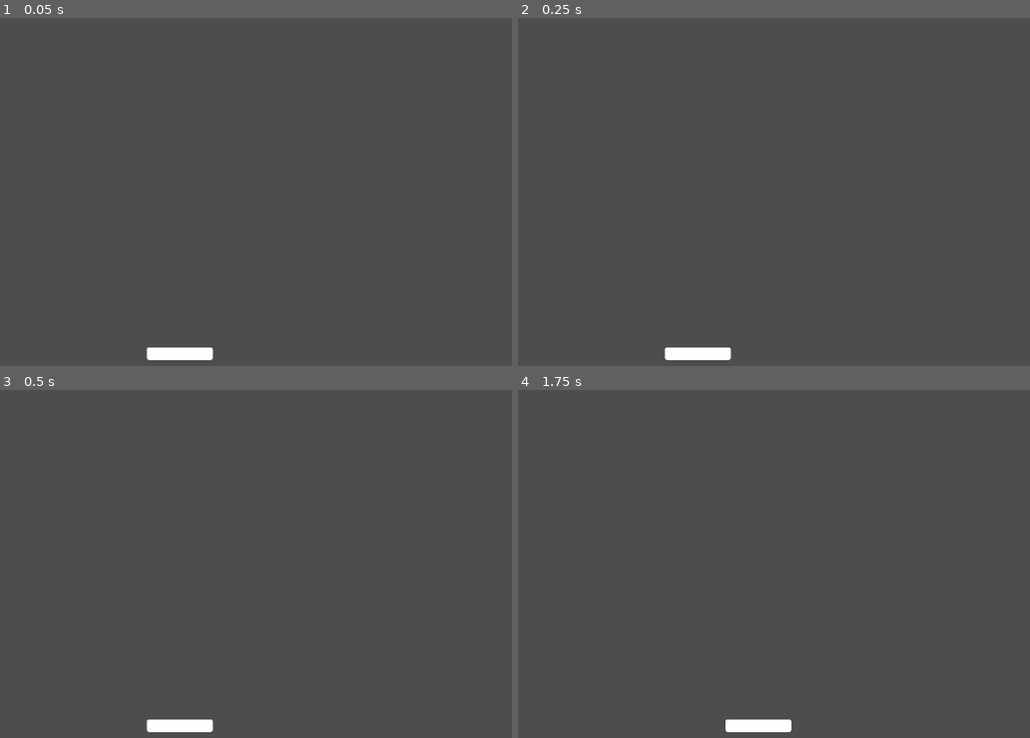
Above: before the commit, frames 1-4 (two rows, left to right).
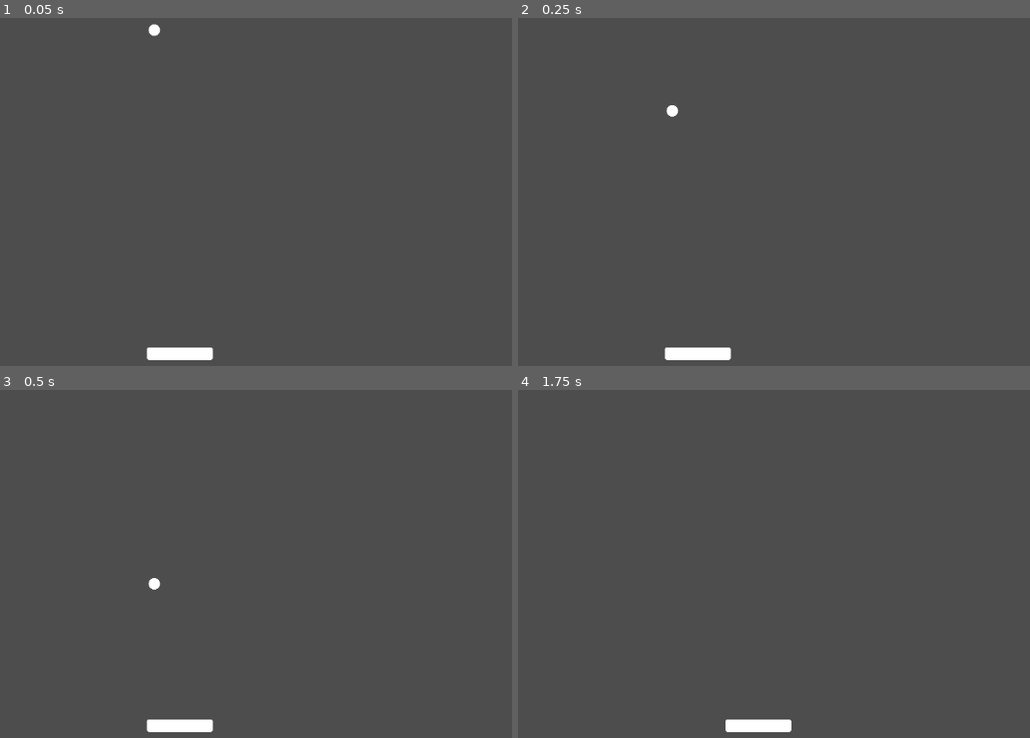
Above: after the commit, the same moments.

Repository: acmattson3/bounce-crack
Game: Godot game, scene res://levels/base_level_2d.tscn
Two runs of this game, one before a commit and one after it. Both use one fixed random seed, a clock stepped at 60 frames per second and the inputs below.
Inputs:
- Up to frame 1 (0.05 s): no input
- Up to frame 2 (0.25 s): no input
- Up to frame 3 (0.5 s): no input
- Up to frame 4 (1.75 s): hold Right (paddle_right) 0.53-1.28 s; hold Left (paddle_left) from 1.28 s (still down)

The runs differ from the first frame. In frame 1, less than 0.1% of the frame differs, in the area x 28-32%, y 1-6%; in frame 2, less than 0.1%; in frame 3, less than 0.1%; in frame 4, nothing differs.

Commit message:
Added ball (uses areas for bounce logic). Updated ball and paddle speeds to variables instead of constants for future fun.

Diff:
--- /dev/null
+++ b/bouncecrack/ball/ball_2d.gd
@@ -0,0 +1,20 @@
+extends CharacterBody2D
+
+var speed = 1200.0
+var direction := Vector2.DOWN # Start by going straight down
+
+func _physics_process(delta: float) -> void:
+	velocity = direction * speed
+	move_and_slide()
+
+func _on_bottom_area_2d_body_entered(body: Node2D) -> void:
+	if body is Paddle:
+		direction = ($NewBounceComparePos.global_position - body.global_position).normalized()
+	else:
+		direction.y = -direction.y
+func _on_top_area_2d_body_entered(body: Node2D) -> void:
+	direction.y = -direction.y
+func _on_right_area_2d_body_entered(body: Node2D) -> void:
+	direction.x = -direction.x
+func _on_left_area_2d_body_entered(body: Node2D) -> void:
+	direction.x = -direction.x
--- /dev/null
+++ b/bouncecrack/ball/ball_2d.tscn
@@ -0,0 +1,59 @@
+[gd_scene load_steps=5 format=3 uid="uid://bixuqfbuwj8ky"]
+
+[ext_resource type="Script" path="res://ball/ball_2d.gd" id="1_57x1f"]
+[ext_resource type="Texture2D" uid="uid://dy5pmi4ap118i" path="res://ball/TempBall.png" id="1_myhnp"]
+
+[sub_resource type="CircleShape2D" id="CircleShape2D_73s1g"]
+radius = 4.0
+
+[sub_resource type="RectangleShape2D" id="RectangleShape2D_e0nnx"]
+size = Vector2(9.5, 8.5)
+
+[node name="Ball2D" type="CharacterBody2D"]
+collision_layer = 2
+collision_mask = 2
+script = ExtResource("1_57x1f")
+
+[node name="CollisionShape2D" type="CollisionShape2D" parent="."]
+shape = SubResource("CircleShape2D_73s1g")
+
+[node name="TempBall" type="Sprite2D" parent="."]
+scale = Vector2(0.4, 0.4)
+texture = ExtResource("1_myhnp")
+region_rect = Rect2(0, 0, 191, 201)
+
+[node name="NewBounceComparePos" type="Marker2D" parent="."]
+position = Vector2(0, -18)
+
+[node name="LeftArea2D" type="Area2D" parent="."]
+collision_layer = 2
+
+[node name="CollisionShape2D" type="CollisionShape2D" parent="LeftArea2D"]
+position = Vector2(-15, 0)
+shape = SubResource("RectangleShape2D_e0nnx")
+
+[node name="RightArea2D" type="Area2D" parent="."]
+collision_layer = 2
+
+[node name="CollisionShape2D" type="CollisionShape2D" parent="RightArea2D"]
+position = Vector2(15, 0)
+shape = SubResource("RectangleShape2D_e0nnx")
+
+[node name="TopArea2D" type="Area2D" parent="."]
+collision_layer = 2
+
+[node name="CollisionShape2D" type="CollisionShape2D" parent="TopArea2D"]
+position = Vector2(0, -15)
+shape = SubResource("RectangleShape2D_e0nnx")
+
+[node name="BottomArea2D" type="Area2D" parent="."]
+collision_layer = 2
+
+[node name="CollisionShape2D" type="CollisionShape2D" parent="BottomArea2D"]
+position = Vector2(0, 15)
+shape = SubResource("RectangleShape2D_e0nnx")
+
+[connection signal="body_entered" from="LeftArea2D" to="." method="_on_left_area_2d_body_entered"]
+[connection signal="body_entered" from="RightArea2D" to="." method="_on_right_area_2d_body_entered"]
+[connection signal="body_entered" from="TopArea2D" to="." method="_on_top_area_2d_body_entered"]
+[connection signal="body_entered" from="BottomArea2D" to="." method="_on_bottom_area_2d_body_entered"]
--- a/bouncecrack/levels/base_level_2d.tscn
+++ b/bouncecrack/levels/base_level_2d.tscn
@@ -1,7 +1,8 @@
-[gd_scene load_steps=5 format=3 uid="uid://ch1i2f5ubyhbr"]
+[gd_scene load_steps=6 format=3 uid="uid://ch1i2f5ubyhbr"]
 
 [ext_resource type="Script" path="res://levels/base_level_2d.gd" id="1_spv6l"]
 [ext_resource type="PackedScene" uid="uid://dlod2omqbdval" path="res://player_paddle/player_paddle_2d.tscn" id="2_qxhxt"]
+[ext_resource type="PackedScene" uid="uid://bixuqfbuwj8ky" path="res://ball/ball_2d.tscn" id="3_7ac1t"]
 
 [sub_resource type="RectangleShape2D" id="RectangleShape2D_yr2eb"]
 size = Vector2(100, 2000)
@@ -31,3 +32,6 @@
 [node name="CollisionShape2D4" type="CollisionShape2D" parent="LevelWalls2D"]
 position = Vector2(0, -1018)
 shape = SubResource("RectangleShape2D_csklp")
+
+[node name="Ball2D" parent="." instance=ExtResource("3_7ac1t")]
+position = Vector2(-76, -171)
--- a/bouncecrack/player_paddle/player_paddle_2d.gd
+++ b/bouncecrack/player_paddle/player_paddle_2d.gd
@@ -1,12 +1,12 @@
 extends CharacterBody2D
+class_name Paddle
 
-
-const SPEED = 600.0
+var speed = 600.0
 func _physics_process(delta: float) -> void:
 	var direction := Input.get_axis("paddle_left", "paddle_right")
 	if direction:
-		velocity.x = direction * SPEED
+		velocity.x = direction * speed
 	else:
-		velocity.x = move_toward(velocity.x, 0, SPEED)
+		velocity.x = move_toward(velocity.x, 0, speed)
 
 	move_and_slide()
Binary file added: bouncecrack/ball/TempBall.png
Not shown, added: bouncecrack/ball/TempBall.png.import
